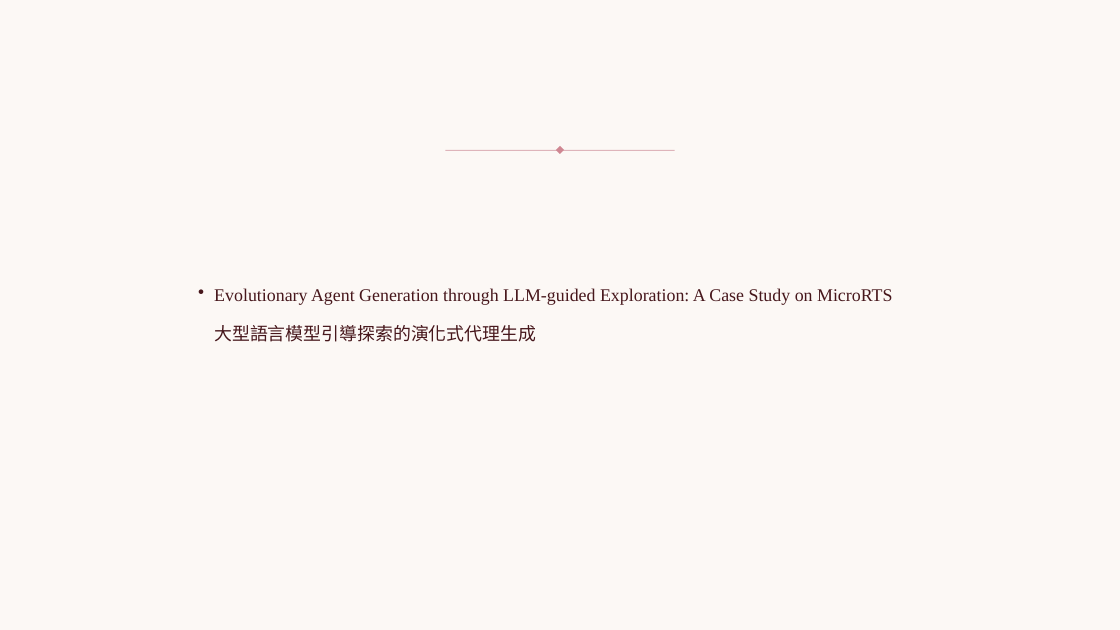
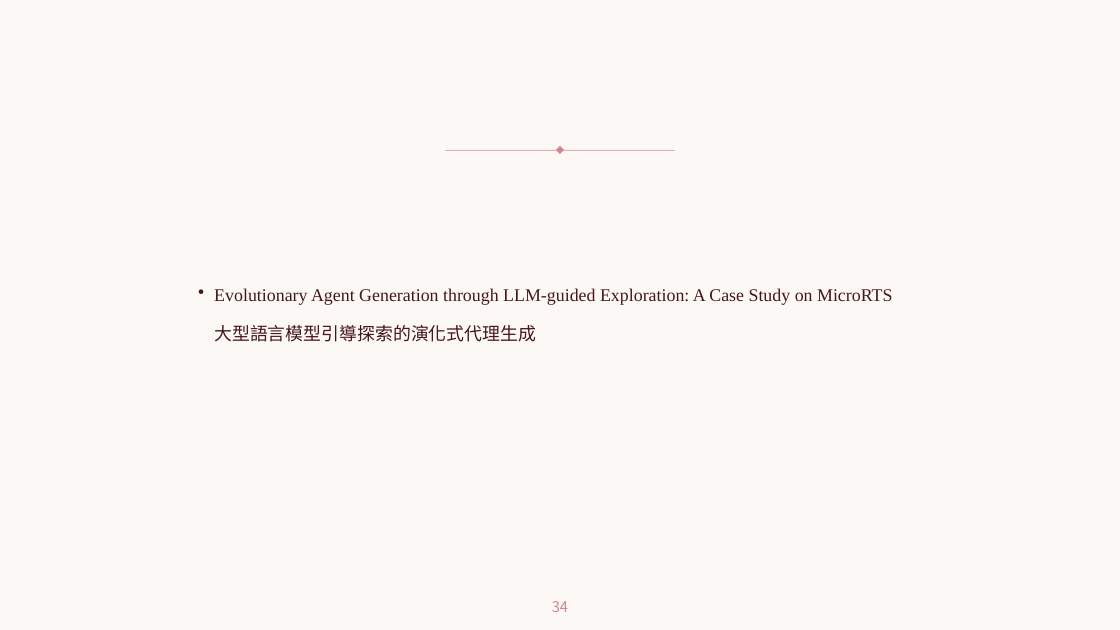
Before and after one commit to sophie8909/EAGLE, a slide deck: slide 34 of Meeting/20260910_eagle_progress.pptx. Drawn at 1120x630 pixels with LibreOffice and Linux fonts; fonts in the diff are those of the drawing; background and template pictures are left out. Boxes give left, top, right and bottom in pixels: in the first picture for what was removed or moved away, otherwise in the second. Text is boxed around its words. In the diff, an @@ line names an element or a change of style, - is before the commit and + after.

```diff
--- a/Meeting/20260910_eagle_progress.pptx
+++ b/Meeting/20260910_eagle_progress.pptx
@@ page number added at (552,601,568,612), 16.5 pt, text #CF8792 @@
+34
```
Also in this commit, not shown: 10 other slides changed, 1 other file.
